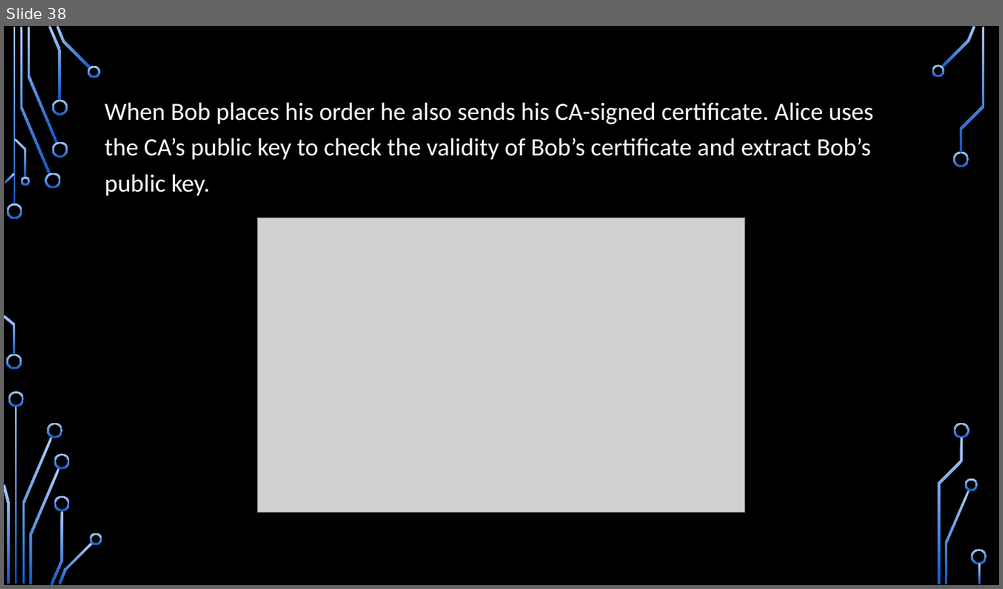
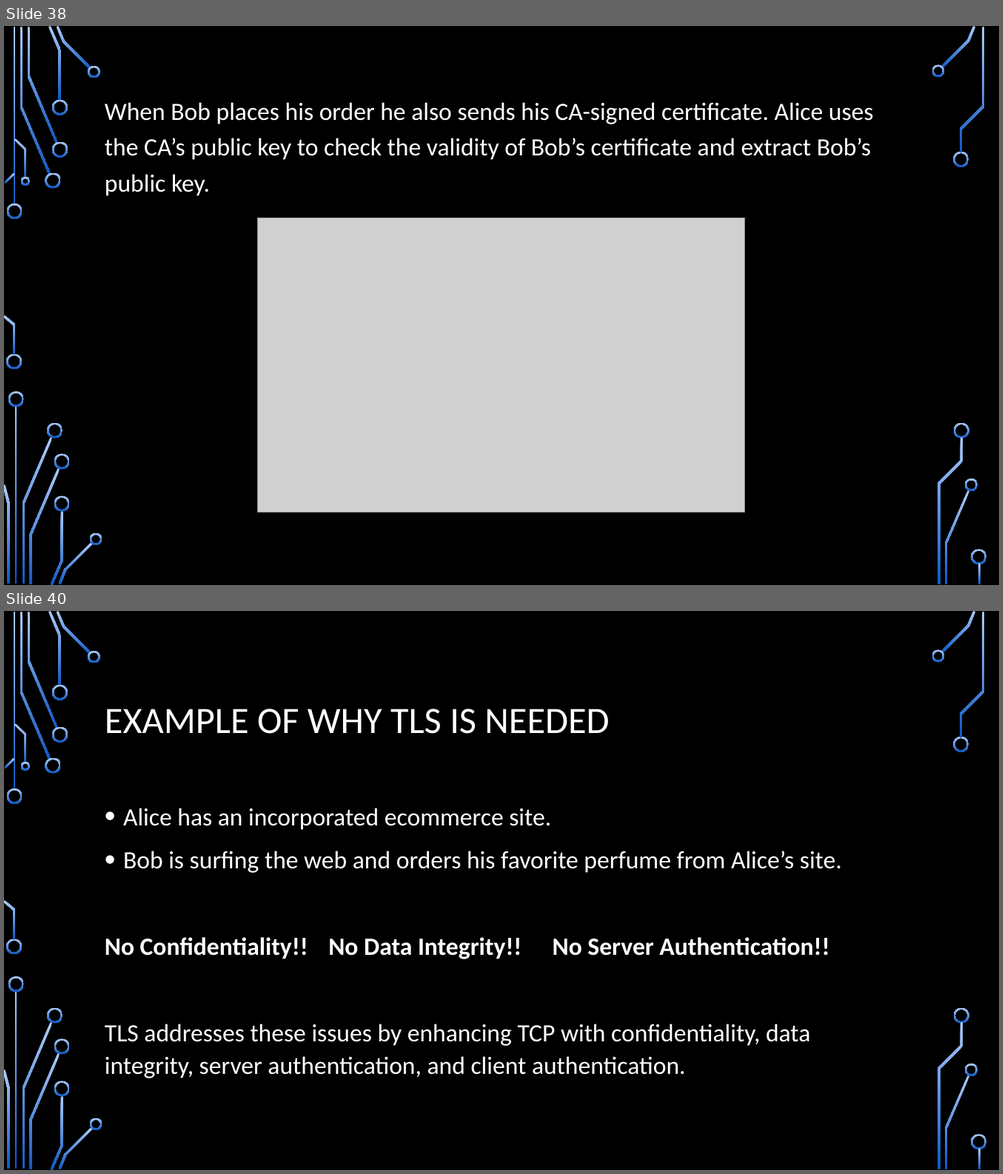
Before and after one commit to CDsonji/NET-Seminar, a slide deck: TLS.pptx. Shown one above the other, each under a label of ours: slide 38 before the commit, slides 38 and 40 after it; the slides between them are not shown. The pictures are 1003x589 and 1003x1174 pixels, drawn with LibreOffice and Linux fonts; fonts in the diff are those of the drawing; grey boxes stand for pictures; background and template pictures are left out. Boxes give left, top, right and bottom in pixels: in the first picture for what was removed or moved away, otherwise in the second. Text is boxed around its words. In the diff, an @@ line names an element or a change of style, - is before the commit and + after.

```diff
--- a/TLS.pptx
+++ b/TLS.pptx
@@ slide 40 added at bbox=[4, 611, 999, 1170], background picture (left out); not listed: 36 template elements that a slide beside it also shows @@
@@ title added at bbox=[105, 709, 609, 734], 36 pt, text #FFFFFF @@
+EXAMPLE OF WHY TLS IS NEEDED
@@ text added at bbox=[105, 808, 842, 1079], 24 pt, text #FFFFFF @@
+• Alice has an incorporated ecommerce site.
+• Bob is surfing the web and orders his favorite perfume from Alice’s site.
+No Confidentiality!! No Data Integrity!! No Server Authentication!!
+TLS addresses these issues by enhancing TCP with confidentiality, data integrity, server authentication, and client authentication.
```
Also in this commit, not shown: 2 slides changed, 15 other slides added.
